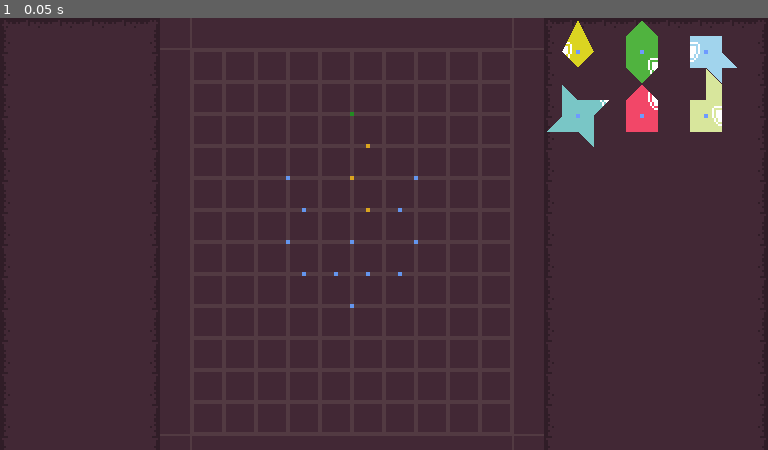
Above: before the commit, frame 1.
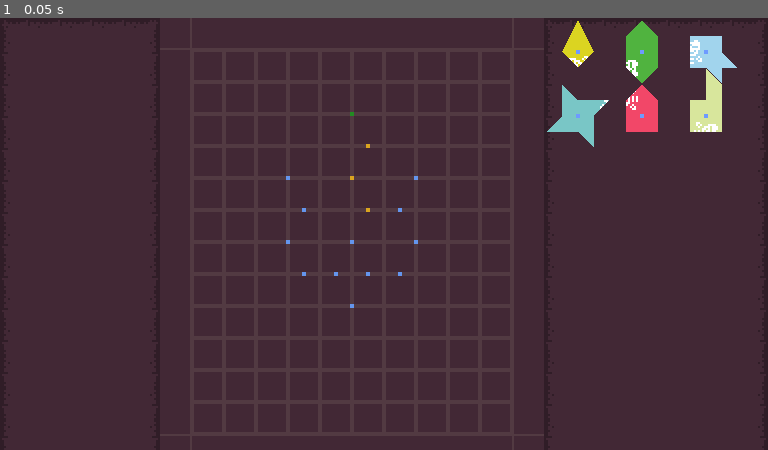
Above: after the commit, the same moment.

Repository: roam1n/forge
Game: Godot game, scene res://Scenes/foundryRoom.tscn
Two runs of this game, one before a commit and one after it. Both use one fixed random seed, a clock stepped at 60 frames per second and the inputs below. The project has no main scene, so this scene is started directly.
Inputs:
- Up to frame 1 (0.05 s): no input

The runs differ from the first frame. In frame 1, 0.3% of the frame differs, in the area x 73-95%, y 5-27%.

Commit message:
feat: 随机生成四个角度的魔纹

Diff:
--- a/Elements/dotMatrix/chunk.gd
+++ b/Elements/dotMatrix/chunk.gd
@@ -5,7 +5,7 @@
 @onready var polygon_2d_2: Polygon2D = $Polygon2D2
 @onready var dot: Polygon2D = $Dot
 
-const _010 = preload("res://assets/magic_patterns/010.png")
+const _011 = preload("res://assets/magic_patterns/011.png")
 
 signal focus_chunk(chunk: Area2D)
 signal unfocus_chunk(chunk: Area2D)
@@ -45,10 +45,12 @@
 	if polygon_2d is Polygon2D:
 		polygon_2d.polygon = new_polygon
 		polygon_2d_2.polygon = new_polygon
-		polygon_2d_2.texture = _010
+		polygon_2d_2.texture = _011
 		data.generate_patterns_data()
 		if data.patterns_data.size() > 0:
-			polygon_2d_2.texture_offset = Vector2(CHUNK_SCALE,CHUNK_SCALE) - data.patterns_data.keys().pick_random() * CHUNK_SCALE
+			var key = data.patterns_data.keys().pick_random()
+			polygon_2d_2.texture_offset = (Vector2(CHUNK_SCALE,CHUNK_SCALE) - key * CHUNK_SCALE)
+			polygon_2d_2.texture_rotation = data.patterns_data[key].c_rotation
 
 # 按住鼠标左键移动chunk，点击一下鼠标右键旋转一次块
 func _on_input_event(_viewport: Node, event: InputEvent, _shape_idx: int) -> void:
--- a/scripts/Chunk.gd
+++ b/scripts/Chunk.gd
@@ -16,21 +16,21 @@
 func generate_patterns_data() -> void:
 	_check_point_of_first_ring(2)
 	_check_point_of_first_ring(3)
-	_check_point_of_first_ring(1)
+	var rand = randi_range(1,4)*0.5*PI
+	_format_polygon = _format_polygon * Transform2D(rand, Vector2(0,0))
+	_check_point_of_first_ring(1, rand)
 
 # 目前点的数据为了相邻的点不产生重叠，有一定点偏移量
-func _check_point_of_first_ring(num: int) -> void:
+func _check_point_of_first_ring(num: int, curr_rotation:float = 0.0) -> void:
 	var points: PackedVector2Array = _generate_square_points(Vector2(0,0), num)
 	for point in points:
 		var ring_points: PackedVector2Array = _generate_square_points(point, 1)
-		var intersect_polygons: Array[PackedVector2Array] = Geometry2D.intersect_polygons(ring_points , _format_polygon )
-		if num == 1:
-			print(intersect_polygons)
+		var intersect_polygons: Array[PackedVector2Array] = Geometry2D.intersect_polygons(ring_points , _format_polygon)
 		if intersect_polygons.size() > 0:
 			var edges: Array = intersect_polygons.map(func(i): return _check_same_edges(i * Transform2D(0.0, point)))[0]
 			if edges.size() > 0:
 				# 记录相交的点，和点包含点边
-				patterns_data[point] = edges
+				patterns_data[point] = {"edges":edges, "c_rotation": curr_rotation}
 			#print(name, ": ",point, "    ", intersect_polygons.map(func(i): return _check_same_edges( i * Transform2D(0.0, point) )) ,"    ", intersect_polygons.map(func(i): return  i * Transform2D(0.0, point)  ))
 
 # 围绕中心点，生成正方形
